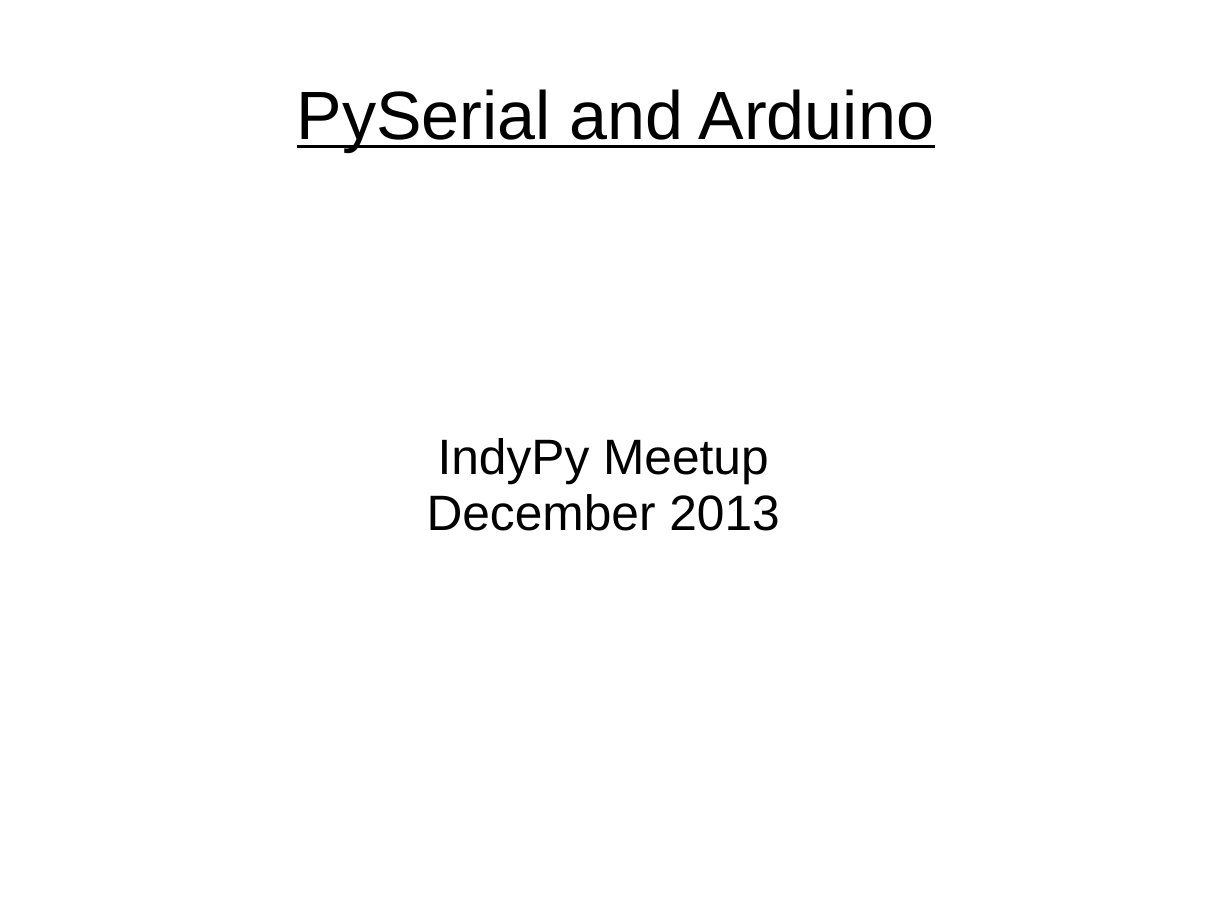
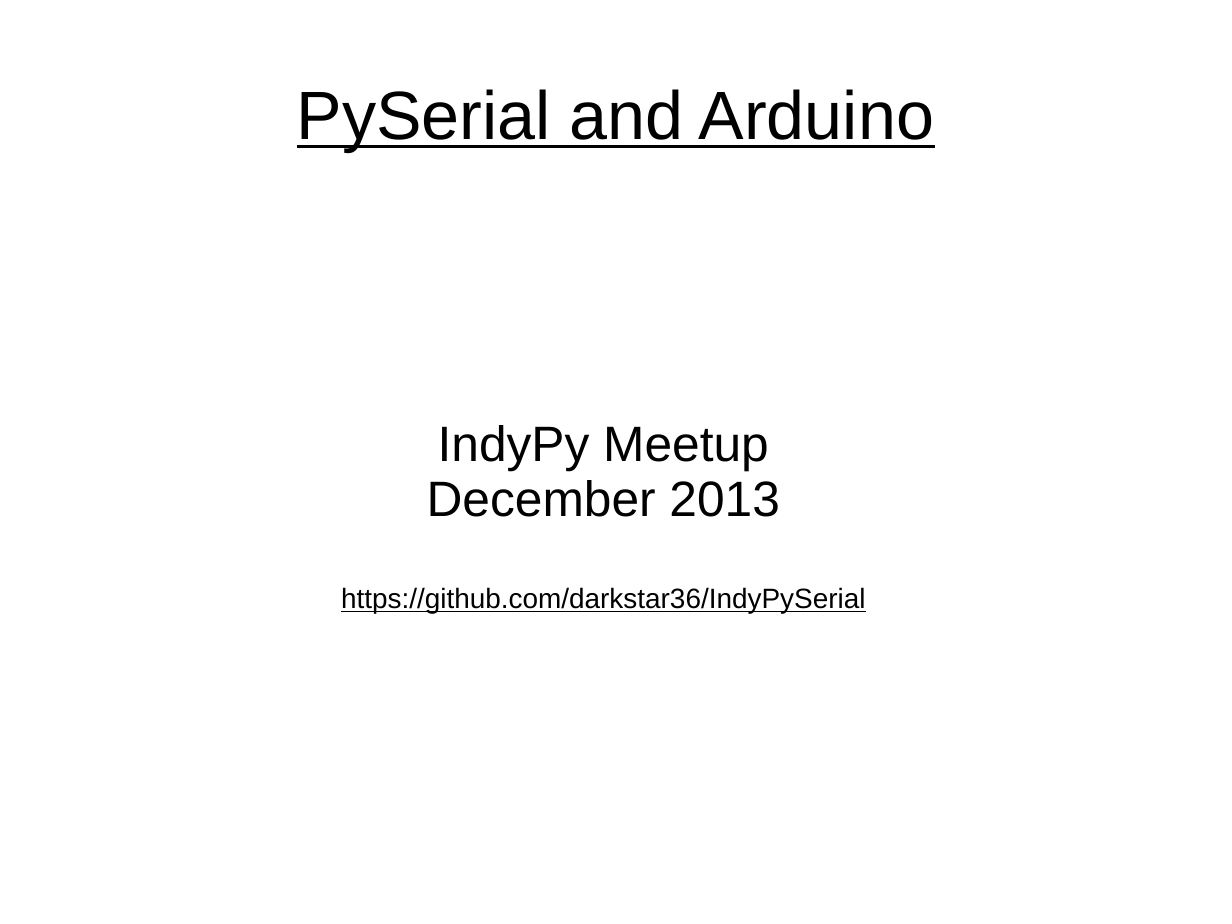
Before and after one commit to mDaiuto/IndyPySerial, a slide deck: slide 1 of IndyPy.ppt. Drawn at 1232x924 pixels with LibreOffice and Linux fonts; fonts in the diff are those of the drawing. Boxes give left, top, right and bottom in pixels: in the first picture for what was removed or moved away, otherwise in the second. Text is boxed around its words. In the diff, an @@ line names an element or a change of style, - is before the commit and + after.

```diff
--- a/IndyPy.ppt
+++ b/IndyPy.ppt
@@ subtitle at bbox=[427, 425, 779, 517]: indent changed @@
@@ subtitle at bbox=[341, 587, 865, 613]: paragraph added @@
+https://github.com/darkstar36/IndyPySerial
```
Also in this commit, not shown: 4 other slides changed, 13 other files.
